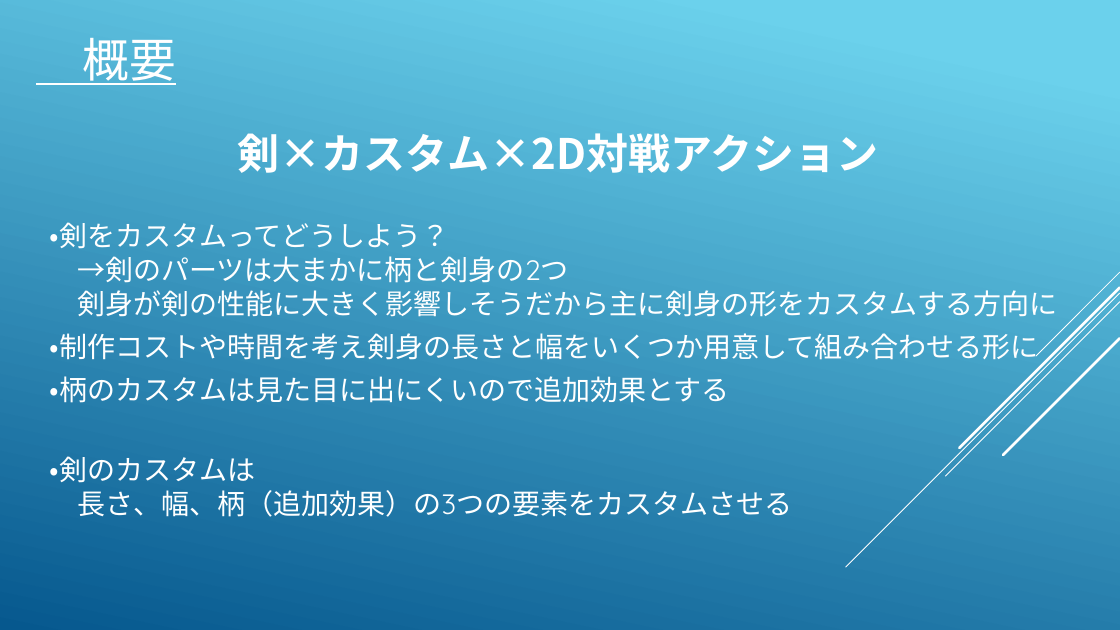
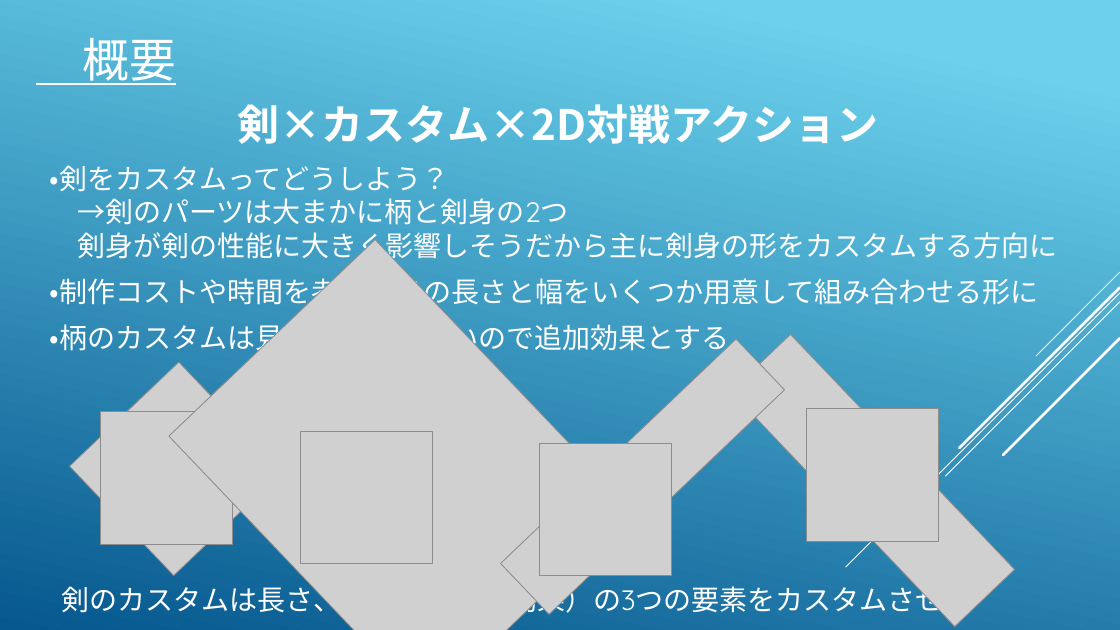
Before and after one commit to koike0723/Aso2020Winter, a slide deck: slide 3 of 企画書.pptx. Drawn at 1120x630 pixels with LibreOffice and Linux fonts; fonts in the diff are those of the drawing; grey boxes stand for pictures. Boxes give left, top, right and bottom in pixels: in the first picture for what was removed or moved away, otherwise in the second. Text is boxed around its words. In the diff, an @@ line names an element or a change of style, - is before the commit and + after.

```diff
--- a/企画書.pptx
+++ b/企画書.pptx
@@ text "剣×カスタム×2D対戦アクション": place and size @@
-text "剣×カスタム×2D対戦アクション" at <box>238,133,879,173</box>
+text "剣×カスタム×2D対戦アクション" at <box>238,104,879,144</box>
@@ text "・剣をカスタムってどうしよう？" rewrapped from <box>50,222,1058,317</box> to <box>50,165,1058,264</box> @@
@@ picture added at <box>169,240,633,630</box> @@
@@ text "・制作コストや時間を考え剣身の長さと幅をいくつか用意して組み合わせる形に" rewrapped from <box>50,333,1039,360</box> to <box>50,274,1039,310</box> @@
@@ text "・柄のカスタムは見た目に出にくいので追加効果とする" rewrapped from <box>50,376,730,403</box> to <box>50,320,730,356</box> @@
@@ picture added at <box>501,339,785,614</box> @@
@@ picture added at <box>731,334,1014,627</box> @@
@@ picture added at <box>70,362,283,576</box> @@
@@ picture added at <box>100,412,233,544</box> @@
@@ picture added at <box>807,409,939,542</box> @@
@@ picture added at <box>300,432,433,565</box> @@
@@ picture added at <box>539,444,672,576</box> @@
@@ text at <box>61,582,972,618</box>: text changed @@
-・剣のカスタムは
-長さ、幅、柄（追加効果）の3つの要素をカスタムさせる
+剣のカスタムは長さ、幅、柄（追加効果）の3つの要素をカスタムさせる
```
Also in this commit, not shown: 1 other slide changed, 17 slides added, 1 slide removed.
